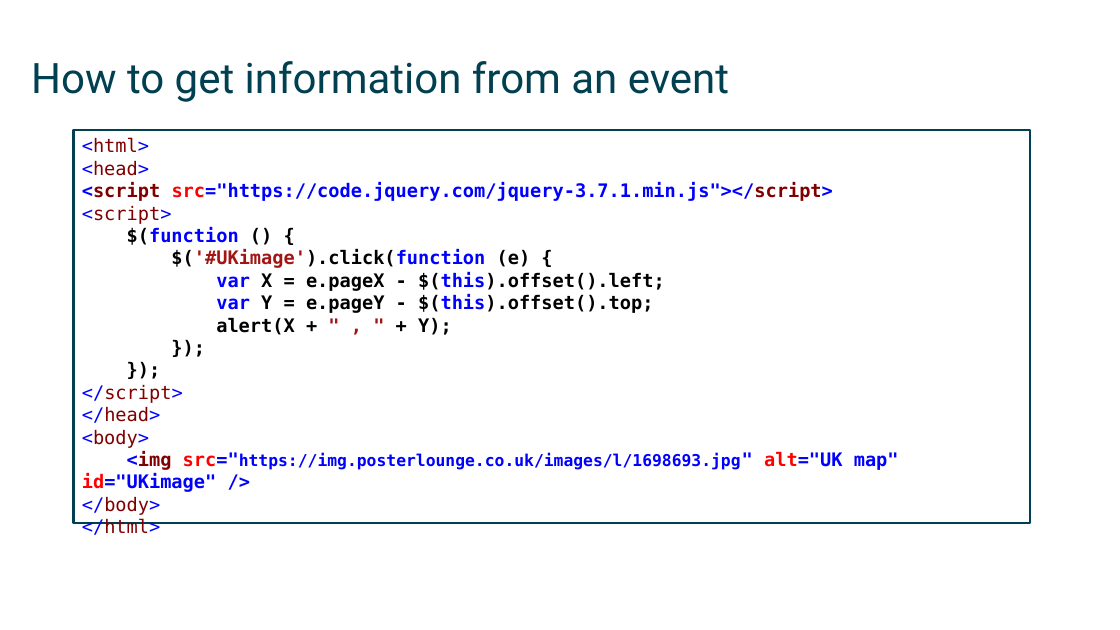
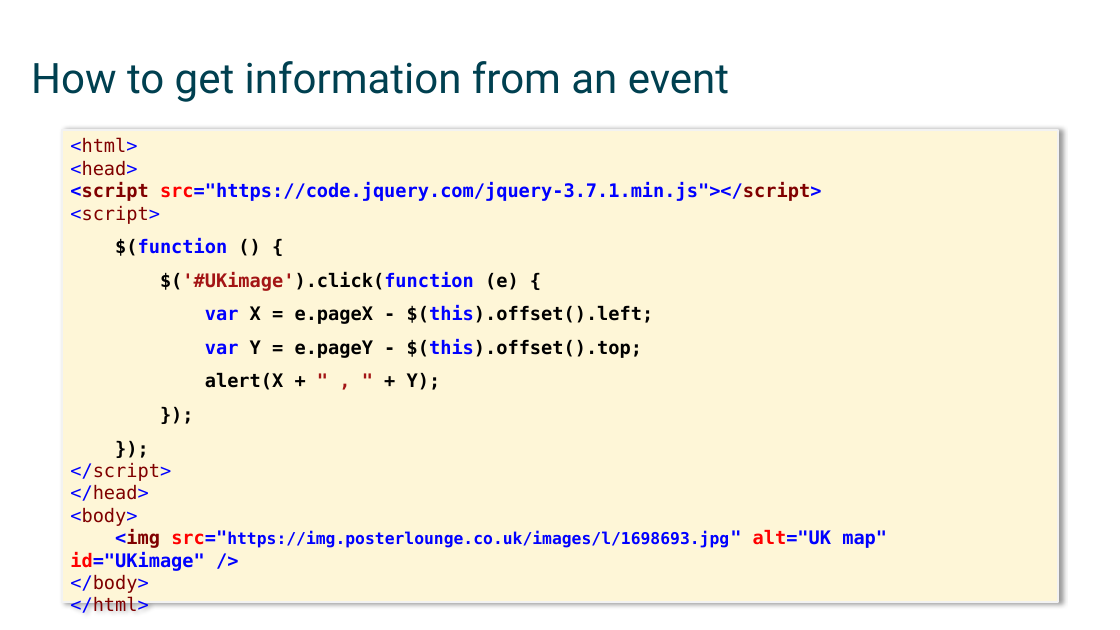
Before and after one commit to mikebaradaran/web_fundamentals, a slide deck: slide 7 of Slides/jQuery/16- Events in jQuery.pptx. Drawn at 1120x630 pixels with LibreOffice and Linux fonts; fonts in the diff are those of the drawing. Boxes give left, top, right and bottom in pixels: in the first picture for what was removed or moved away, otherwise in the second. Text is boxed around its words. In the diff, an @@ line names an element or a change of style, - is before the commit and + after.

```diff
--- a/Slides/jQuery/16- Events in jQuery.pptx
+++ b/Slides/jQuery/16- Events in jQuery.pptx
@@ rectangle "<html>": place and size @@
-rectangle "<html>" at bbox=[74, 130, 1030, 523]
+rectangle "<html>" at bbox=[62, 130, 1058, 602]
@@ rectangle "<html>" at bbox=[62, 130, 1058, 602]: fill none to #FEF6D7; outline #004050 2 pt to #F2F2F2 2 pt; shadow on @@
@@ text in rectangle at bbox=[115, 238, 654, 390]: line spacing 1 to 1.5 @@
```
Also in this commit, not shown: 3 other slides changed, 7 other files.
